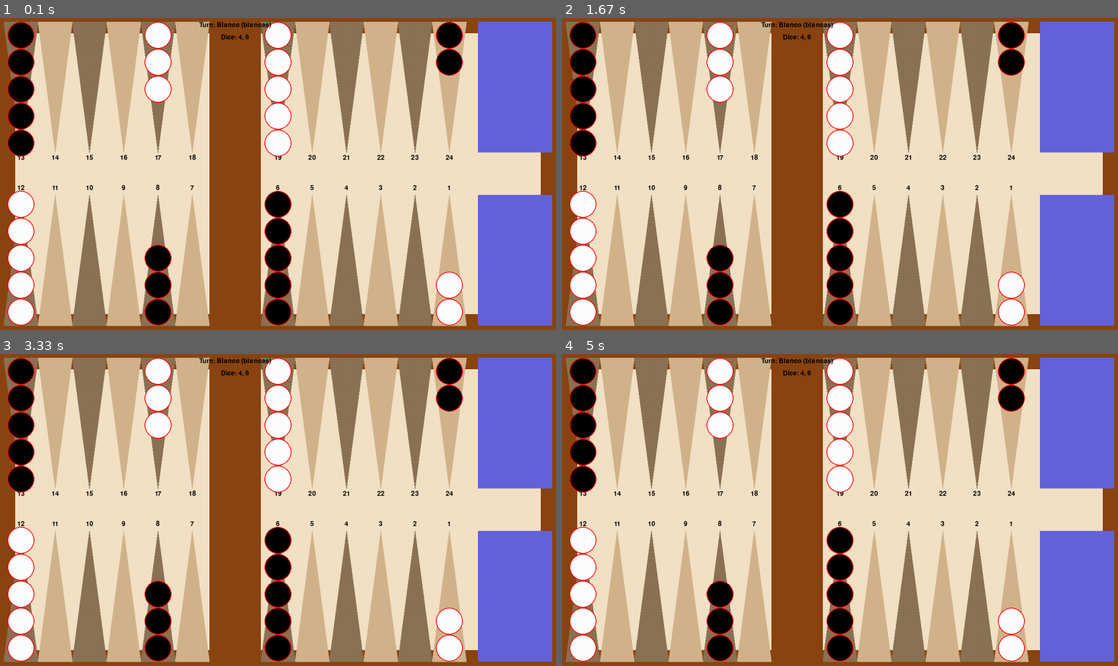
Above: before the commit, frames 1-4 (two rows, left to right).
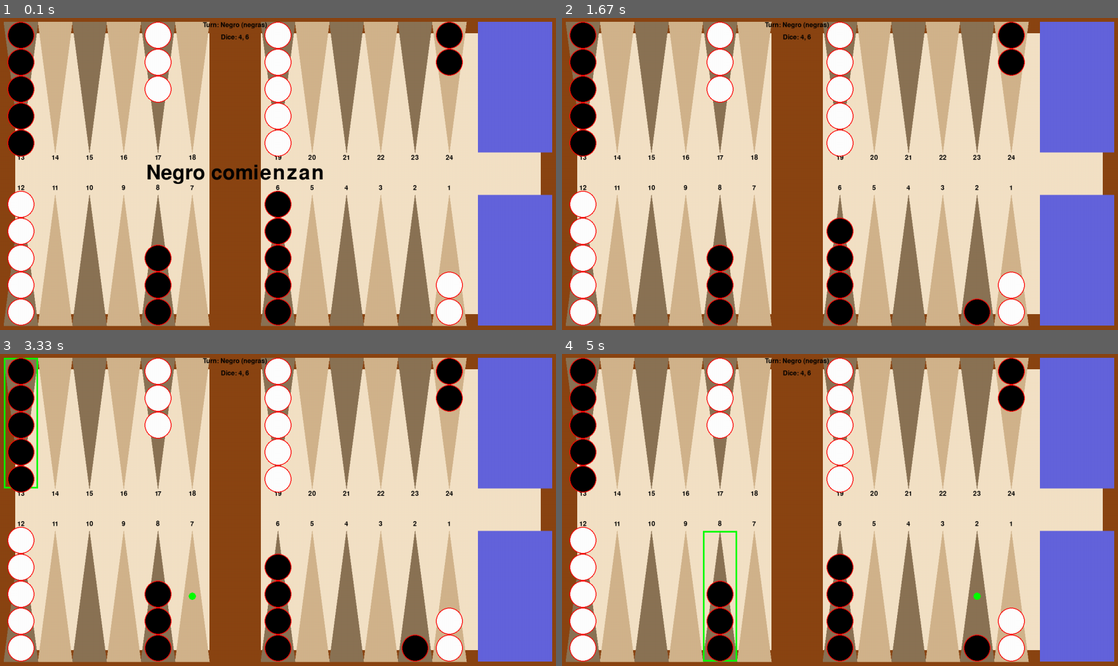
Above: after the commit, the same moments.

Repository: um-computacion/computacion-2025-backgammon-BarbozaFederico
Game: pygame game, started from backgammon/pygame_ui/ui.py
Same seed, same stepped clock (60 frames per second), same inputs: the game is played once before the commit and once after it.
Inputs (mouse positions are in pixels of both pictures, inside the frame that each line leads up to):
- Up to frame 1 (0.1 s): no input
- Up to frame 2 (1.67 s): click (840, 174) at 0.38 s; click (845, 195) at 0.72 s; click (979, 261) at 1.05 s
- Up to frame 3 (3.33 s): click (155, 597) at 1.88 s; click (283, 544) at 2.22 s; click (22, 422) at 3.05 s
- Up to frame 4 (5 s): click (990, 481) at 3.38 s; click (1012, 422) at 3.72 s; click (1040, 572) at 4.05 s; click (706, 566) at 4.88 s

The runs differ from the first frame. In frame 1, 0.9% of the frame differs, in the area x 26-59%, y 1-54%; in frame 2, 0.8%; in frame 3, 1.1%; in frame 4, 1.2%, in the area x 25-78%, y 1-99%.

Commit message:
feat: Añade tirada de dados inicial para decidir el primer jugador

Diff:
--- a/backgammon/core/backgammon.py
+++ b/backgammon/core/backgammon.py
@@ -55,6 +55,25 @@
         self.dice = Dice()
         self.current_player_idx: int = 0
         self.started: bool = False
+        self.initial_dice_roll: Optional[tuple[int, int]] = None
+
+    def decide_first_player(self) -> None:
+        """
+        Rolls dice for each player to decide who goes first.
+        The player with the higher roll starts. In case of a tie, they roll again.
+        The dice from the winning roll are used for the first turn.
+        """
+        while True:
+            rolls = [self.dice.roll() for _ in self.players]
+            roll_sums = [sum(roll) for roll in rolls]
+
+            if roll_sums[0] != roll_sums[1]:
+                winner_idx = roll_sums.index(max(roll_sums))
+                self.current_player_idx = winner_idx
+                self.initial_dice_roll = rolls[winner_idx]
+                # The winner uses the dice values they rolled to start
+                self.dice.set_values(rolls[winner_idx])
+                break
 
     def setup_players(self, player_configs: List[dict]) -> None:
         """
--- a/backgammon/core/board.py
+++ b/backgammon/core/board.py
@@ -391,7 +391,6 @@
             self.points[paso.hasta].append(checker)
             checker.mover_a(paso.hasta)
 
-
     def _generar_movimientos_posibles(
         self, player: "Player", die_value: int, tablero: "Board"
     ) -> List["PasoMovimiento"]:
@@ -421,7 +420,9 @@
         # Si no puede hacer bear-off, solo se generan movimientos regulares
         if not player.puede_bear_off(tablero):
             for point in range(24):
-                if any(c.get_color() == color for c in tablero.get_checkers_on_point(point)):
+                if any(
+                    c.get_color() == color for c in tablero.get_checkers_on_point(point)
+                ):
                     target_point = point + (die_value * direccion)
                     if 0 <= target_point < 24 and self._es_movimiento_valido(
                         player, point, target_point, tablero
@@ -450,7 +451,9 @@
         # 2. Generar todos los movimientos regulares posibles dentro del tablero.
         regular_moves = []
         for point in range(24):
-            if any(c.get_color() == color for c in tablero.get_checkers_on_point(point)):
+            if any(
+                c.get_color() == color for c in tablero.get_checkers_on_point(point)
+            ):
                 target_point = point + (die_value * direccion)
                 if 0 <= target_point < 24 and self._es_movimiento_valido(
                     player, point, target_point, tablero
@@ -481,7 +484,9 @@
             search_range = range(24) if direccion == 1 else range(23, -1, -1)
 
             for p in search_range:
-                if any(c.get_color() == color for c in tablero.get_checkers_on_point(p)):
+                if any(
+                    c.get_color() == color for c in tablero.get_checkers_on_point(p)
+                ):
                     farthest_point_with_checker = p
                     break
 
@@ -498,7 +503,7 @@
                 if direccion == 1:
                     if farthest_point_with_checker < limit:
                         can_bear_off_inexact = False
-                else: # direccion == -1
+                else:  # direccion == -1
                     if farthest_point_with_checker > limit:
                         can_bear_off_inexact = False
 
@@ -507,13 +512,19 @@
                 if direccion == 1:
                     # No debe haber fichas en puntos menores al más lejano.
                     for p in range(farthest_point_with_checker):
-                        if any(c.get_color() == color for c in tablero.get_checkers_on_point(p)):
+                        if any(
+                            c.get_color() == color
+                            for c in tablero.get_checkers_on_point(p)
+                        ):
                             is_farthest = False
                             break
-                else: # direccion == -1
+                else:  # direccion == -1
                     # No debe haber fichas en puntos mayores al más lejano.
                     for p in range(farthest_point_with_checker + 1, 24):
-                        if any(c.get_color() == color for c in tablero.get_checkers_on_point(p)):
+                        if any(
+                            c.get_color() == color
+                            for c in tablero.get_checkers_on_point(p)
+                        ):
                             is_farthest = False
                             break
 
--- a/backgammon/pygame_ui/ui.py
+++ b/backgammon/pygame_ui/ui.py
@@ -31,6 +31,7 @@
         self.game_over = False
         self.winner = None
         self.game_over_time = None
+        self.game_state = "initial_roll"
 
         # Dynamic board layout constants
         self.board_edge = int(WIDTH * 0.02)
@@ -113,7 +114,7 @@
         ]
         self.game.setup_players(player_configs)
         self.game.start_game()
-        self.game.roll_dice()
+        self.game.decide_first_player()
 
     def _calculate_point_rects(self):
         """Calculates the clickable rects for each point and stores them."""
@@ -258,6 +259,17 @@
         text_rect = text_surface.get_rect(center=(WIDTH / 2, HEIGHT / 2))
         self.screen.blit(text_surface, text_rect)
 
+    def _draw_start_message(self):
+        """Draws the message indicating which player starts."""
+        player = self.game.get_current_player()
+        start_text = f"{player.get_nombre()} comienzan"
+        text_surface = self.large_font.render(start_text, True, BLACK)
+
+        info_x = self.board_edge + 6 * self.point_width + self.bar_width / 2
+        text_rect = text_surface.get_rect(center=(info_x, HEIGHT / 2))
+
+        self.screen.blit(text_surface, text_rect)
+
     def _draw_game_info(self):
         """Displays the current player and dice roll."""
         player = self.game.get_current_player()
@@ -494,6 +506,9 @@
 
     def _handle_click(self, pos):
         """Handles a mouse click, re-evaluating moves dynamically."""
+        if self.game_state == "initial_roll":
+            self.game_state = "playing"
+
         player = self.game.get_current_player()
         clicked_point = self._get_point_from_pos(pos)
         clicked_bear_off = self._get_bear_off_from_pos(pos)
@@ -550,8 +565,7 @@
 
     def run(self):
         """The main loop of the game."""
-        # Initial turn setup
-        self.game.roll_dice()
+        # Initial turn setup is now handled in _setup_game
         print(
             f"Inicia el turno para {self.game.get_current_player().get_nombre()} con dados {self.game.dice.get_values()}"
         )
@@ -565,8 +579,8 @@
                     running = False
                 if self.game_over:
                     if event.type in [pygame.MOUSEBUTTONDOWN, pygame.KEYDOWN]:
-                        running = False  # Exit on click/key after game over
-                else:  # Only handle clicks if the game is not over
+                        running = False
+                else:
                     if event.type == pygame.MOUSEBUTTONDOWN:
                         self._handle_click(event.pos)
 
@@ -575,8 +589,13 @@
             self._draw_board()
             self._draw_checkers()
             self._draw_game_info()
+
+            if self.game_state == "initial_roll":
+                self._draw_start_message()
+
             if self.game_over:
                 self._draw_game_over_screen()
+
             pygame.display.flip()
 
             self.clock.tick(60)
Not shown, changed: CHANGELOG.md
Not shown, changed: REPORTS.md
Not shown, changed: prompts/prompts-desarrollo.md
Not shown, changed: prompts/prompts-documentacion.md
